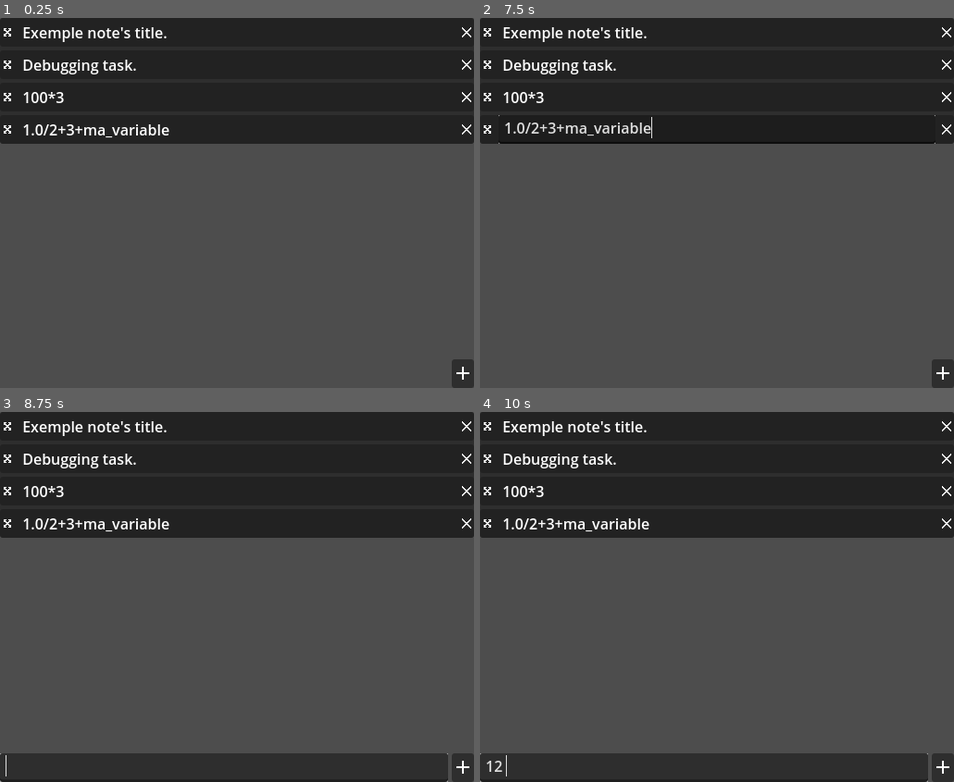
Above: before the commit, frames 1-4 (two rows, left to right).
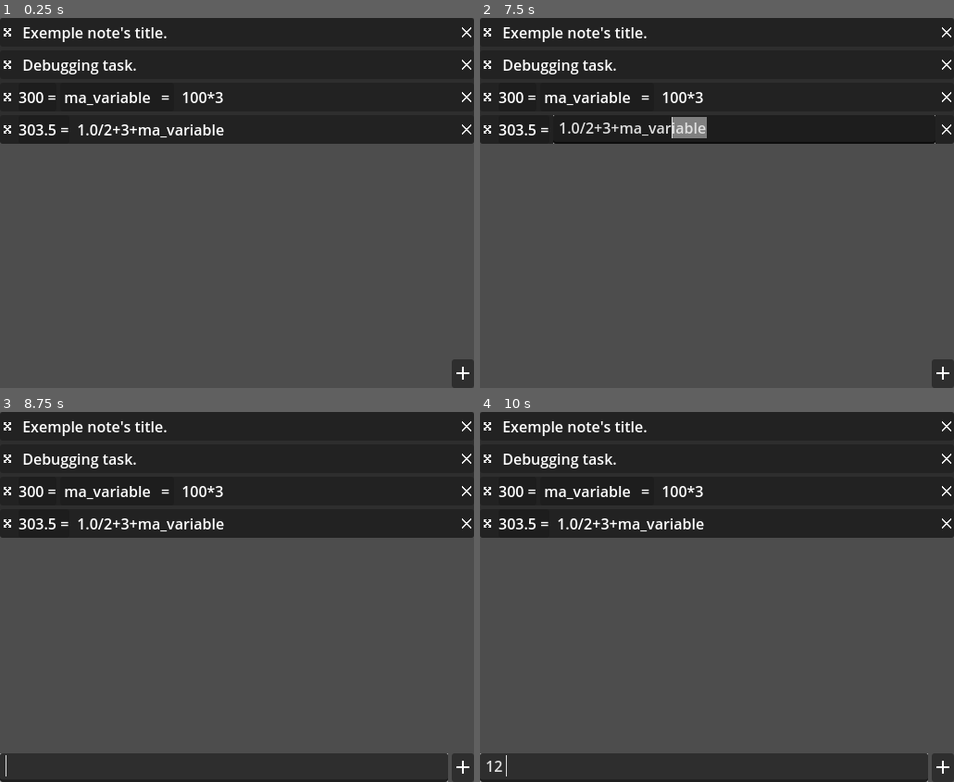
Above: after the commit, the same moments.

Repository: xorblo-doitus/Bloc-notes-plus-plus
Game: Godot game, scene res://src/app/main.tscn
The game is run twice, just before and just after one commit, with the same random seed, the same clock (stepped at 60 frames per second) and the same inputs. The engine's default icon, where the game draws it, is replaced by a stand-in: a white triangle on a blue panel in a dark square.
Inputs (mouse positions are in pixels of both pictures, inside the frame that each line leads up to):
- Up to frame 1 (0.25 s): no input
- Up to frame 2 (7.5 s): click (489, 32) at 0.52 s; click (489, 32) at 1.27 s; click (944, 373) at 2 s; click (944, 373) at 2.75 s; click (489, 32) at 3.52 s; click (944, 373) at 4.25 s; tap Enter at 5, 6.5 s; drag from (717, 32) to (764, 121) at 5.02 s; tap Space at 5.75, 7.25 s; drag from (717, 66) to (693, 277) at 5.77 s; move the mouse to (717, 95) at 6.52 s; tap Ctrl at 6.6 s; click (717, 95) at 6.67 s; drag from (717, 129) to (574, 147) at 7.27 s
- Up to frame 3 (8.75 s): tap Enter at 8 s; drag from (222, 767) to (260, 597) at 8.02 s
- Up to frame 4 (10 s): click (702, 767) at 8.77 s; type "12" at 8.85 s; tap Space at 9.5 s; drag from (574, 541) to (645, 504) at 9.52 s

The runs differ from the first frame. In frame 1, 1.3% of the frame differs, in the area x 3-48%, y 20-33%; in frame 2, 1.7%, in the area x 3-48%, y 20-34%; in frame 3, 1.3%; in frame 4, 1.3%.

Commit message:
Reorganized Widgets

Diff:
--- a/src/gui/displaying_notes/note_display/default_note_uis.gd
+++ b/src/gui/displaying_notes/note_display/default_note_uis.gd
@@ -2,11 +2,14 @@
 extends Object
 
 
+static func _static_init() -> void:
+	create_defaults()
+
 
 static func create_defaults() -> void:
-	var _calculus := NoteUI.new().set_type(Calculus).set_widgets([
+	var _calculus := NoteUI.new().set_type(Calculus).set_display_widgets([
 		preload("res://src/gui/displaying_notes/note_display/widgets/calculus_result.tscn"),
 	]).build()
-	NoteUI.new().set_type(Variable).set_widgets([
+	NoteUI.new().set_type(Variable).set_display_widgets([
 		preload("res://src/gui/displaying_notes/note_display/widgets/variable_name.tscn"),
 	]).set_inherit(_calculus).build()
--- a/src/gui/displaying_notes/note_display/note_display.gd
+++ b/src/gui/displaying_notes/note_display/note_display.gd
@@ -21,7 +21,7 @@
 
 @onready var title: RichTextEdit = %Title
 @onready var grip_component: GripComponent = %GripComponent
-@onready var widgets: HBoxContainer = %Widgets
+@onready var display_widgets: HBoxContainer = %Widgets
 
 
 ## A reference to the default packed scene associated with this class
@@ -36,7 +36,7 @@
 	return _default_scene.instantiate()
 
 
-var _widgets: Array[Widget] = []
+var _display_widgets: Array[DisplayWidget] = []
 
 func display(note: Note) -> void:
 	if not is_node_ready():
@@ -53,11 +53,11 @@
 
 	if note_UIs.has(_displaying.get_script()):
 		for note_ui: NoteUI in note_UIs[_displaying.get_script()].get_heritage():
-			for widget_scene in note_ui.widgets:
-				var widget: Widget = widget_scene.instantiate()
-				widgets.add_child(widget)
+			for widget_scene in note_ui.display_widgets:
+				var widget: DisplayWidget = widget_scene.instantiate()
+				display_widgets.add_child(widget)
 				if widget.before:
-					widgets.move_child(widget, 1)
+					display_widgets.move_child(widget, 1)
 
 				widget.note = _displaying
 
@@ -69,8 +69,8 @@
 	while _connections:
 		_connections.pop_back().destroy()
 
-	while _widgets:
-		_widgets.pop_back().queue_free()
+	while _display_widgets:
+		_display_widgets.pop_back().queue_free()
 
 	_displaying = null
 
--- a/src/gui/displaying_notes/note_display/note_ui.gd
+++ b/src/gui/displaying_notes/note_display/note_ui.gd
@@ -5,7 +5,8 @@
 ## the type of note to wich this UI applies.
 var type: Object
 ## A list of Widget PackedScenes
-var widgets: Array[PackedScene] = []
+var display_widgets: Array[PackedScene] = []
+var edition_widgets: Array[PackedScene] = []
 ## From wich NoteUI this one inherit it's informations
 var inherit: NoteUI
 
@@ -15,8 +16,13 @@
 	return self
 
 
-func set_widgets(_widgets: Array[PackedScene]) -> NoteUI:
-	widgets = _widgets
+func set_display_widgets(_display_widgets: Array[PackedScene]) -> NoteUI:
+	display_widgets = _display_widgets
+	return self
+
+
+func set_edition_widgets(_display_widgets: Array[PackedScene]) -> NoteUI:
+	display_widgets = _display_widgets
 	return self
 
 
--- a/src/gui/displaying_notes/note_display/widgets/calculus_result.gd
+++ b/src/gui/displaying_notes/note_display/widgets/calculus_result.gd
@@ -1,5 +1,5 @@
 class_name WidgetCalculusResult
-extends Widget
+extends DisplayWidget
 
 
 static var equal_string = " ="
--- a/src/gui/displaying_notes/note_display/widgets/calculus_result.tscn
+++ b/src/gui/displaying_notes/note_display/widgets/calculus_result.tscn
@@ -1,6 +1,6 @@
 [gd_scene load_steps=3 format=3 uid="uid://b1ig6adtfok5w"]
 
-[ext_resource type="PackedScene" uid="uid://b1l63s0gxpyhv" path="res://src/gui/displaying_notes/note_display/widgets/widget.tscn" id="1_85op2"]
+[ext_resource type="PackedScene" uid="uid://dufp1y5c7fj8" path="res://src/gui/displaying_notes/note_display/widgets/display_widget.tscn" id="1_85op2"]
 [ext_resource type="Script" path="res://src/gui/displaying_notes/note_display/widgets/calculus_result.gd" id="2_dvcag"]
 
 [node name="CalcResultWidget" instance=ExtResource("1_85op2")]
@@ -9,7 +9,6 @@
 grow_horizontal = 1
 grow_vertical = 1
 script = ExtResource("2_dvcag")
-before = true
 
 [node name="Result" type="Label" parent="." index="0"]
 unique_name_in_owner = true
--- /dev/null
+++ b/src/gui/displaying_notes/note_display/widgets/display_widget.gd
@@ -0,0 +1,6 @@
+class_name DisplayWidget
+extends Widget
+
+
+## If true, this widget is placed before the title
+@export var before: bool = false
--- /dev/null
+++ b/src/gui/displaying_notes/note_display/widgets/display_widget.tscn
@@ -0,0 +1,8 @@
+[gd_scene load_steps=3 format=3 uid="uid://dufp1y5c7fj8"]
+
+[ext_resource type="PackedScene" uid="uid://b1l63s0gxpyhv" path="res://src/gui/displaying_notes/note_display/widgets/widget.tscn" id="1_7elh6"]
+[ext_resource type="Script" path="res://src/gui/displaying_notes/note_display/widgets/display_widget.gd" id="2_kof5b"]
+
+[node name="DisplayWidget" instance=ExtResource("1_7elh6")]
+script = ExtResource("2_kof5b")
+before = true
--- a/src/gui/displaying_notes/note_display/widgets/variable_name.gd
+++ b/src/gui/displaying_notes/note_display/widgets/variable_name.gd
@@ -1,5 +1,5 @@
 class_name WidgetVariableName
-extends Widget
+extends DisplayWidget
 
 
 static var equal_string: String = "= "
--- a/src/gui/displaying_notes/note_display/widgets/variable_name.tscn
+++ b/src/gui/displaying_notes/note_display/widgets/variable_name.tscn
@@ -1,6 +1,6 @@
 [gd_scene load_steps=4 format=3 uid="uid://bg34e074ji1k5"]
 
-[ext_resource type="PackedScene" uid="uid://b1l63s0gxpyhv" path="res://src/gui/displaying_notes/note_display/widgets/widget.tscn" id="1_ydsjq"]
+[ext_resource type="PackedScene" path="res://src/gui/displaying_notes/note_display/widgets/display_widget.tscn" id="1_ydsjq"]
 [ext_resource type="Script" path="res://src/gui/displaying_notes/note_display/widgets/variable_name.gd" id="2_4vitd"]
 [ext_resource type="PackedScene" uid="uid://elxiakmjubkb" path="res://src/gui/user_input/rich_text_edit.tscn" id="3_q8pyw"]
 
--- a/src/gui/displaying_notes/note_display/widgets/widget.gd
+++ b/src/gui/displaying_notes/note_display/widgets/widget.gd
@@ -1,9 +1,5 @@
 class_name Widget
 extends PanelContainer
-
-
-## If true, this widget is placed before the title
-@export var before: bool = false
 
 
 var _connections: Array[Connection] = []
--- /dev/null
+++ b/src/gui/user_input/note_edition/edition_widgets/edition_widget.tscn
@@ -0,0 +1,5 @@
+[gd_scene load_steps=2 format=3 uid="uid://egpu0f2w06qp"]
+
+[ext_resource type="PackedScene" uid="uid://b1l63s0gxpyhv" path="res://src/gui/displaying_notes/note_display/widgets/widget.tscn" id="1_htrkj"]
+
+[node name="EditionWidget" instance=ExtResource("1_htrkj")]
--- /dev/null
+++ b/src/gui/user_input/note_edition/edition_widgets/title_widget_edit.gd
@@ -0,0 +1,4 @@
+extends Widget
+
+
+func _connect_to(_note: Note) -> void:
--- /dev/null
+++ b/src/gui/user_input/note_edition/edition_widgets/title_widget_edit.tscn
@@ -0,0 +1,21 @@
+[gd_scene load_steps=4 format=3 uid="uid://c3u5h7tjecu0a"]
+
+[ext_resource type="PackedScene" uid="uid://egpu0f2w06qp" path="res://src/gui/user_input/note_edition/edition_widgets/edition_widget.tscn" id="1_8usav"]
+[ext_resource type="Script" path="res://src/gui/user_input/note_edition/edition_widgets/title_widget_edit.gd" id="2_4xe1m"]
+[ext_resource type="Script" path="res://src/gui/user_input/rich_text_edit.gd" id="3_ulu4c"]
+
+[node name="TitleWidgetEdit" instance=ExtResource("1_8usav")]
+script = ExtResource("2_4xe1m")
+
+[node name="HBoxContainer" type="HBoxContainer" parent="." index="0"]
+layout_mode = 2
+
+[node name="Label" type="Label" parent="HBoxContainer" index="0"]
+layout_mode = 2
+size_flags_horizontal = 0
+text = "EDIT_TITLE"
+
+[node name="RichTextEdit" type="MarginContainer" parent="HBoxContainer" index="1"]
+custom_minimum_size = Vector2(32, 0)
+layout_mode = 2
+script = ExtResource("3_ulu4c")
